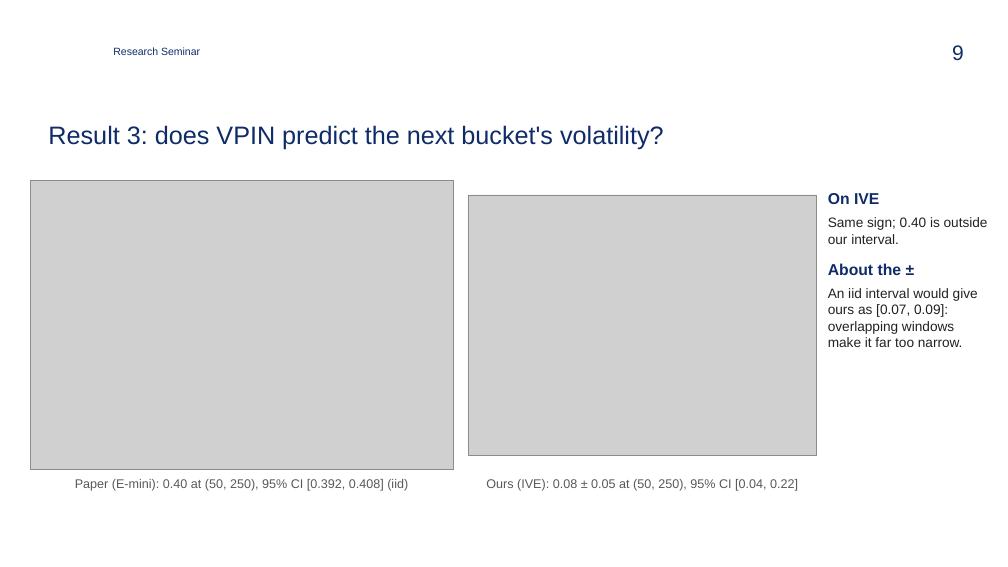
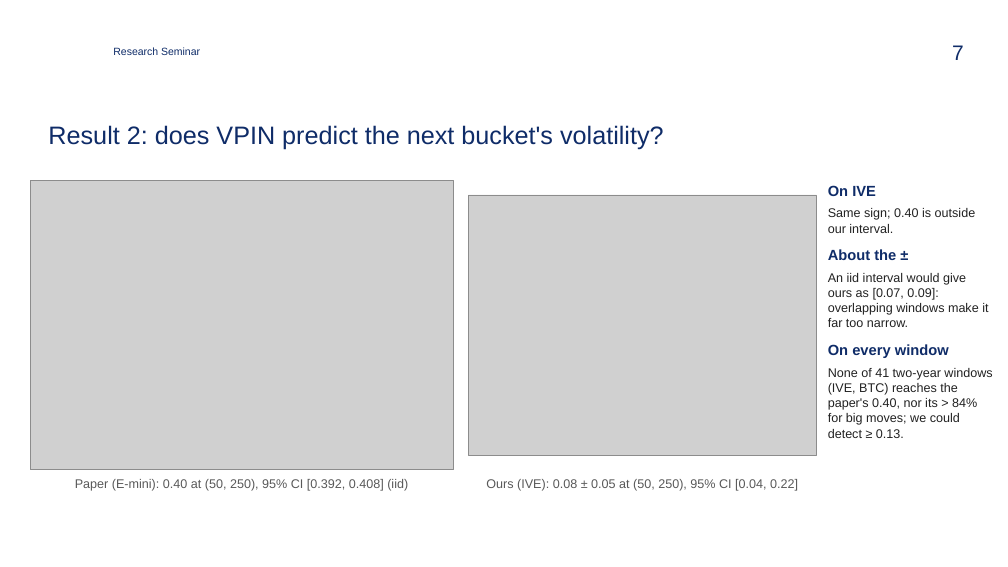
Before and after one commit to zavaz5/flow-toxicity-vpin, a slide deck: slide 7 of docs/presentation.pptx (slide 9 before the commit). Drawn at 1008x567 pixels with LibreOffice and Linux fonts; fonts in the diff are those of the drawing; grey boxes stand for pictures; background and template pictures are left out. Boxes give left, top, right and bottom in pixels: in the first picture for what was removed or moved away, otherwise in the second. Text is boxed around its words. In the diff, an @@ line names an element or a change of style, - is before the commit and + after.

```diff
--- a/docs/presentation.pptx
+++ b/docs/presentation.pptx
@@ page number at <box>952,45,964,60</box>: text changed @@
-9
+7
@@ title at <box>48,125,664,150</box>: text changed @@
-Result 3: does VPIN predict the next bucket's volatility?
+Result 2: does VPIN predict the next bucket's volatility?
@@ text "On IVE": place and size @@
-text "On IVE" at <box>828,193,988,347</box>
+text "On IVE" at <box>828,185,992,438</box>
@@ text at <box>828,185,988,327</box>: size 15 to 14 pt in "On IVE", "About the ±"; size 13 to 12 pt in "Same sign; 0.40 is outside our interval.", "An iid interval would give ours as ..."; less space between paragraphs; more space between paragraphs @@
@@ text at <box>828,344,992,438</box>: paragraphs added @@
+On every window
+None of 41 two-year windows (IVE, BTC) reaches the paper's 0.40, nor its > 84% for big moves; we could detect ≥ 0.13.
```
Also in this commit, not shown: 5 other slides changed, 1 slide added, 3 slides removed, 4 other files.
